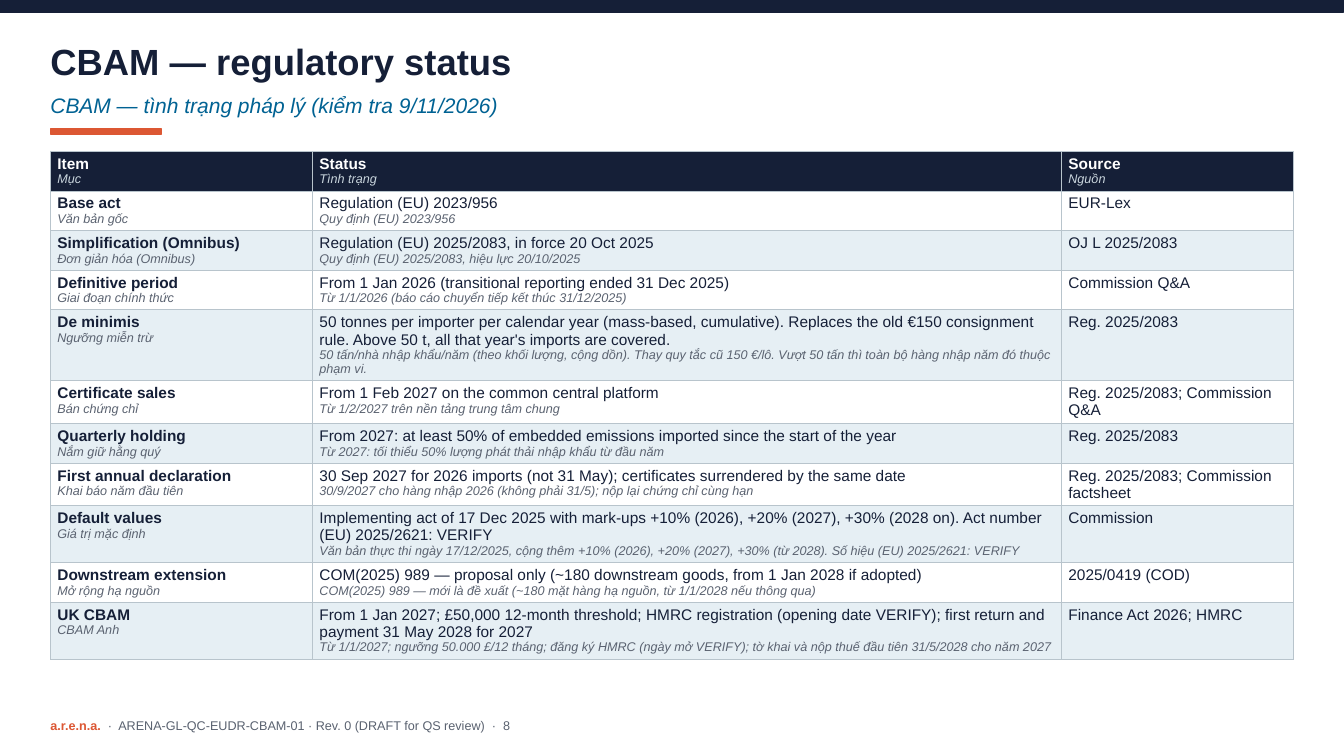
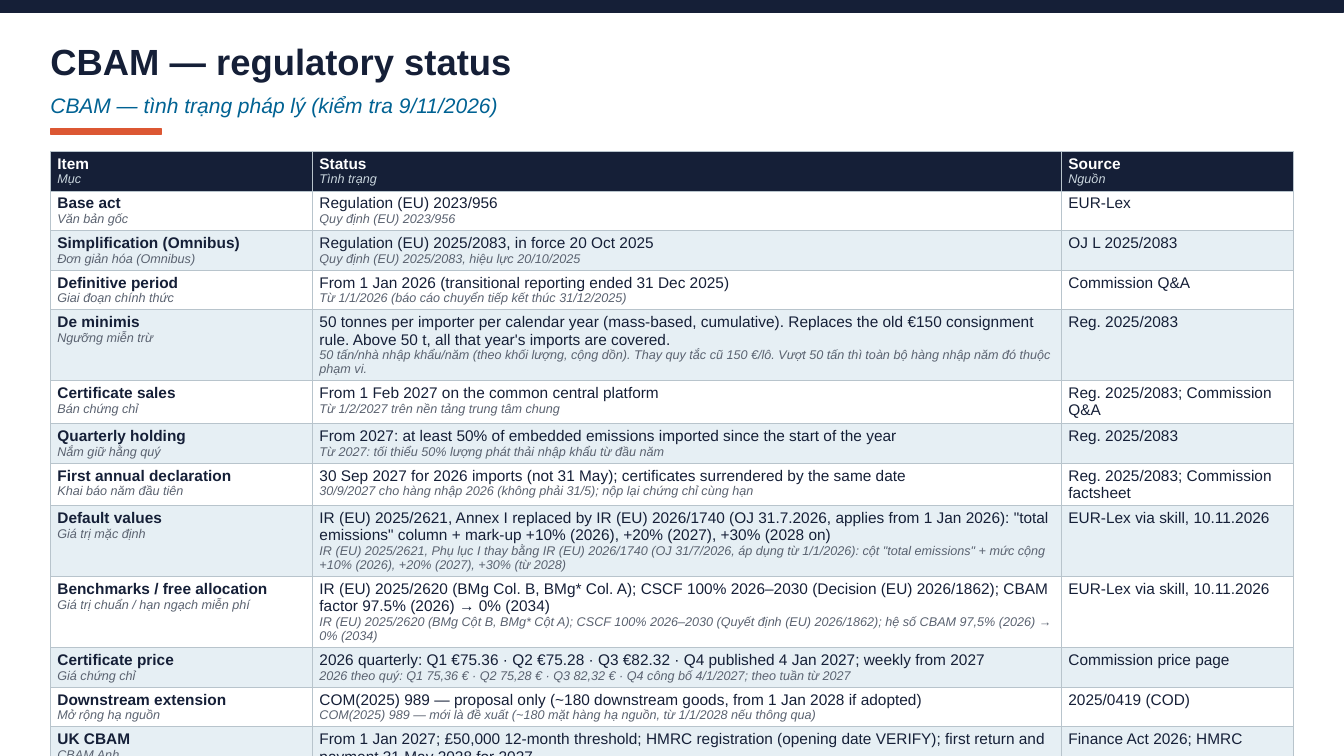
Before and after one commit to lybachbill-max/Bill-creation-2026, a slide deck: slide 8 of docs/eudr-cbam/ARENA-GL-QC-EUDR-CBAM-01_EUDR_CBAM_Training_Deck_Rev0.pptx. Drawn at 1344x756 pixels with LibreOffice and Linux fonts; fonts in the diff are those of the drawing. Boxes give left, top, right and bottom in pixels: in the first picture for what was removed or moved away, otherwise in the second. Text is boxed around its words. In the diff, an @@ line names an element or a change of style, - is before the commit and + after.

```diff
--- a/docs/eudr-cbam/ARENA-GL-QC-EUDR-CBAM-01_EUDR_CBAM_Training_Deck_Rev0.pptx
+++ b/docs/eudr-cbam/ARENA-GL-QC-EUDR-CBAM-01_EUDR_CBAM_Training_Deck_Rev0.pptx
@@ table at (x1=50, y1=151, x2=1294, y2=751) @@
-row 9: Default values / Giá trị mặc định | Implementing act of 17 Dec 2025 with mark-ups +10% (2026), +20% (2027), +30% (2028 on). Act number (EU) 2025/2621: VERIFY / Văn bản thực thi ngày 17/12/2025, cộng thêm +10% (2026), +20% (2027), +30% (từ 2028). Số hiệu (EU) 2025/2621: VERIFY | Commission
+row 9: Default values / Giá trị mặc định | IR (EU) 2025/2621, Annex I replaced by IR (EU) 2026/1740 (OJ 31.7.2026, applies from 1 Jan 2026): "total emissions" column + mark-up +10% (2026), +20% (2027), +30% (2028 on) / IR (EU) 2025/2621, Phụ lục I thay bằng IR (EU) 2026/1740 (OJ 31/7/2026, áp dụng từ 1/1/2026): cột "total emissions" + mức cộng +10% (2026), +20% (2027), +30% (từ 2028) | EUR-Lex via skill, 10.11.2026
+row 10: Benchmarks / free allocation / Giá trị chuẩn / hạn ngạch miễn phí | IR (EU) 2025/2620 (BMg Col. B, BMg* Col. A); CSCF 100% 2026–2030 (Decision (EU) 2026/1862); CBAM factor 97.5% (2026) → 0% (2034) / IR (EU) 2025/2620 (BMg Cột B, BMg* Cột A); CSCF 100% 2026–2030 (Quyết định (EU) 2026/1862); hệ số CBAM 97,5% (2026) → 0% (2034) | EUR-Lex via skill, 10.11.2026
+row 11: Certificate price / Giá chứng chỉ | 2026 quarterly: Q1 €75.36 · Q2 €75.28 · Q3 €82.32 · Q4 published 4 Jan 2027; weekly from 2027 / 2026 theo quý: Q1 75,36 € · Q2 75,28 € · Q3 82,32 € · Q4 công bố 4/1/2027; theo tuần từ 2027 | Commission price page
```
Also in this commit, not shown: 5 other slides changed, 2 slides added, 5 other files.
